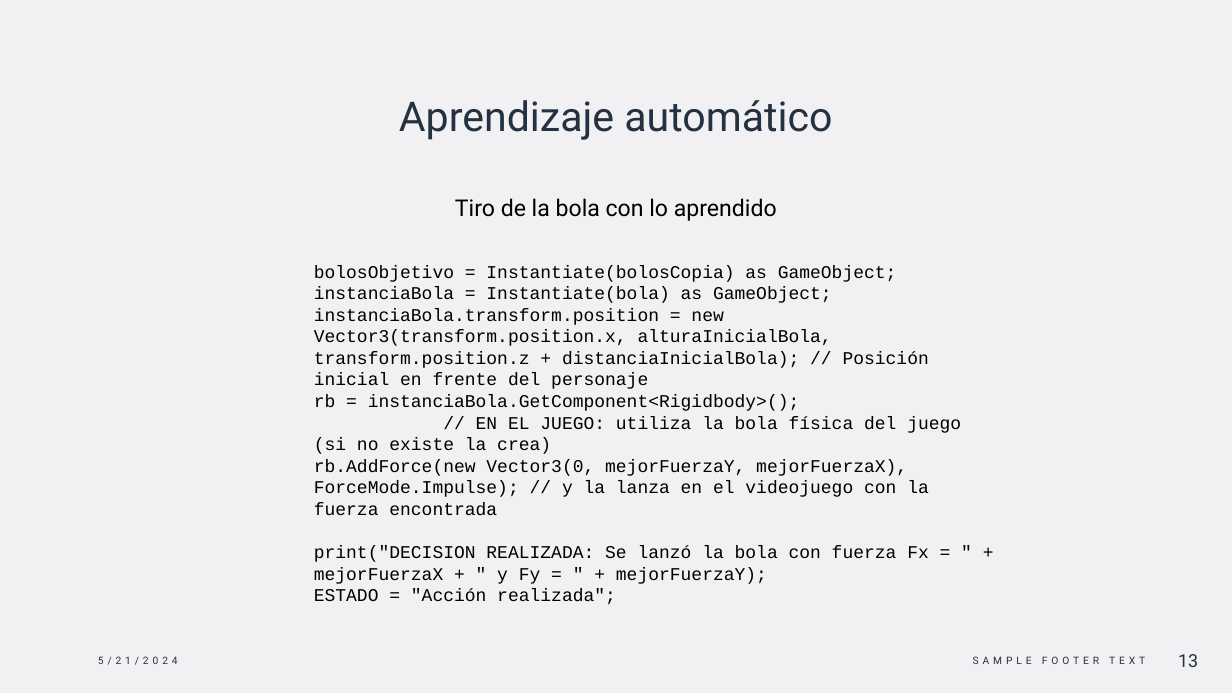
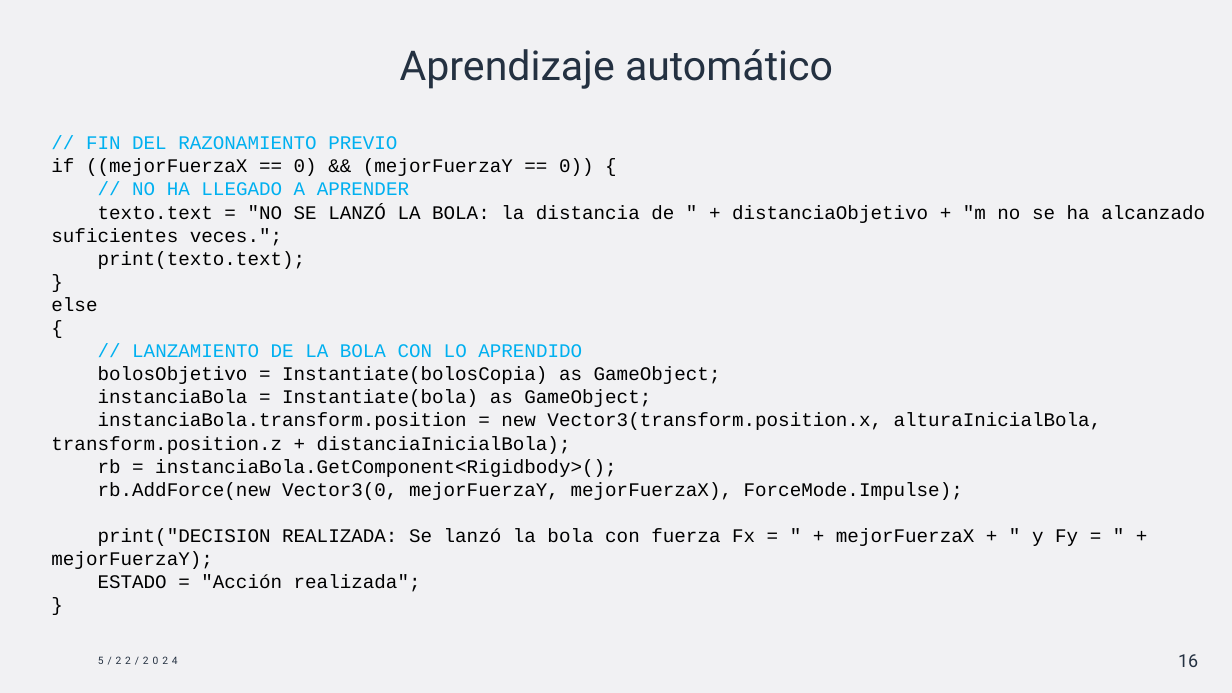
Before and after one commit to ignamarga1/Bowling24, a slide deck: slide 16 of La bolera.pptx (slide 13 before the commit). Drawn at 1232x693 pixels with LibreOffice and Linux fonts; fonts in the diff are those of the drawing. Boxes give left, top, right and bottom in pixels: in the first picture for what was removed or moved away, otherwise in the second. Text is boxed around its words. In the diff, an @@ line names an element or a change of style, - is before the commit and + after.

```diff
--- a/La bolera.pptx
+++ b/La bolera.pptx
@@ title "Aprendizaje automático" moved from (x1=399, y1=100, x2=832, y2=140) to (x1=400, y1=49, x2=833, y2=89) @@
@@ text at (x1=51, y1=136, x2=1205, y2=592): paragraph added @@
+}
@@ text "// FIN DEL RAZONAMIENTO PREVIO" moved from (x1=314, y1=265, x2=961, y2=605) to (x1=51, y1=136, x2=1205, y2=592) @@
@@ text at (x1=51, y1=136, x2=1205, y2=357): paragraphs added @@
+// FIN DEL RAZONAMIENTO PREVIO
+if ((mejorFuerzaX == 0) && (mejorFuerzaY == 0)) {
+// NO HA LLEGADO A APRENDER
+texto.text = "NO SE LANZÓ LA BOLA: la distancia de " + distanciaObjetivo + "m no se ha alcanzado suficientes veces.";
+print(texto.text);
+}
+else
+{
+// LANZAMIENTO DE LA BOLA CON LO APRENDIDO
@@ text removed at (x1=455, y1=198, x2=777, y2=221) @@
-Tiro de la bola con lo aprendido
@@ text at (x1=51, y1=367, x2=1078, y2=592): size 14 to 15 pt in "bolosObjetivo = Instantiate(bolosCopia) as GameObject;", "instanciaBola = Instantiate(bola) as GameObject;", "print("DECISION REALIZADA: Se lanzó la bola con ...", "ESTADO = "Acción realizada";" @@
@@ text at (x1=51, y1=413, x2=1102, y2=500): text changed; size 14 to 15 pt @@
-instanciaBola.transform.position = new Vector3(transform.position.x, alturaInicialBola, transform.position.z + distanciaInicialBola); // Posición inicial en frente del personaje
-rb = instanciaBola.GetComponent<Rigidbody>(); // EN EL JUEGO: utiliza la bola física del juego (si no existe la crea)
-rb.AddForce(new Vector3(0, mejorFuerzaY, mejorFuerzaX), ForceMode.Impulse); // y la lanza en el videojuego con la fuerza encontrada
+instanciaBola.transform.position = new Vector3(transform.position.x, alturaInicialBola, transform.position.z + distanciaInicialBola);
+rb = instanciaBola.GetComponent<Rigidbody>();
+rb.AddForce(new Vector3(0, mejorFuerzaY, mejorFuerzaX), ForceMode.Impulse);
@@ text at (x1=98, y1=656, x2=178, y2=665): text changed @@
-5/21/2024
+5/22/2024
@@ text removed at (x1=973, y1=656, x2=1145, y2=664) @@
-SAMPLE FOOTER TEXT
@@ page number at (x1=1178, y1=654, x2=1198, y2=667): text changed @@
-13
+16
```
Also in this commit, not shown: 11 other slides changed, 6 slides added, 1 slide removed, 9 other files.
